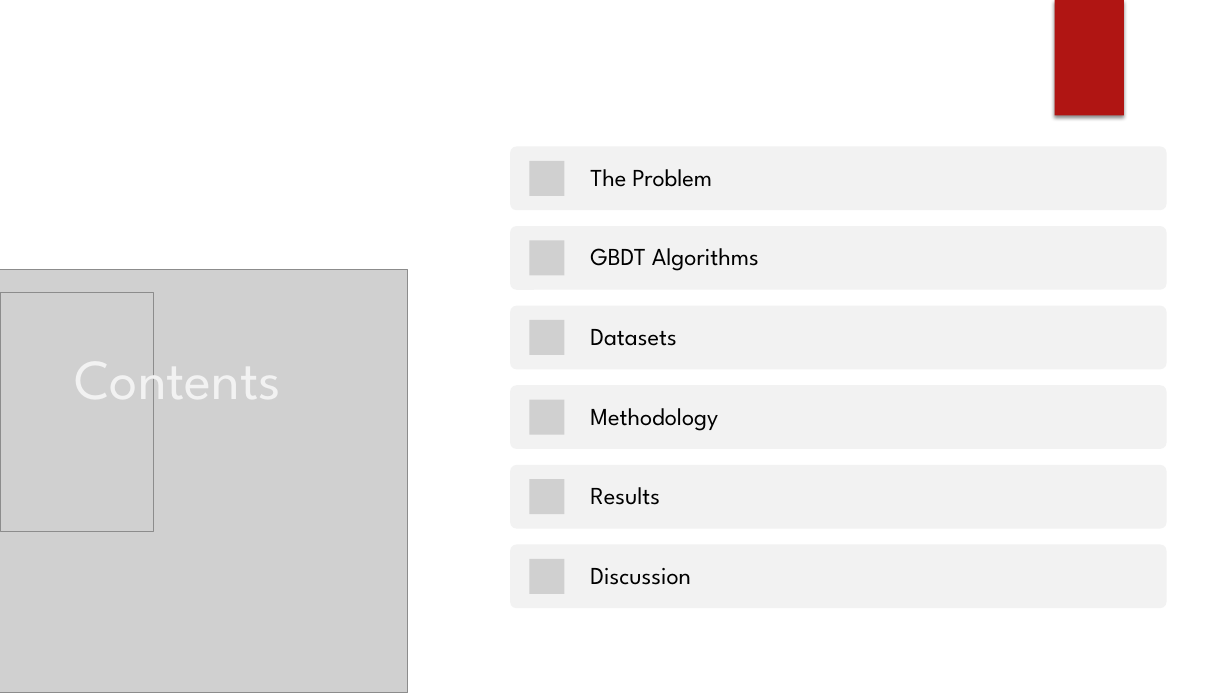
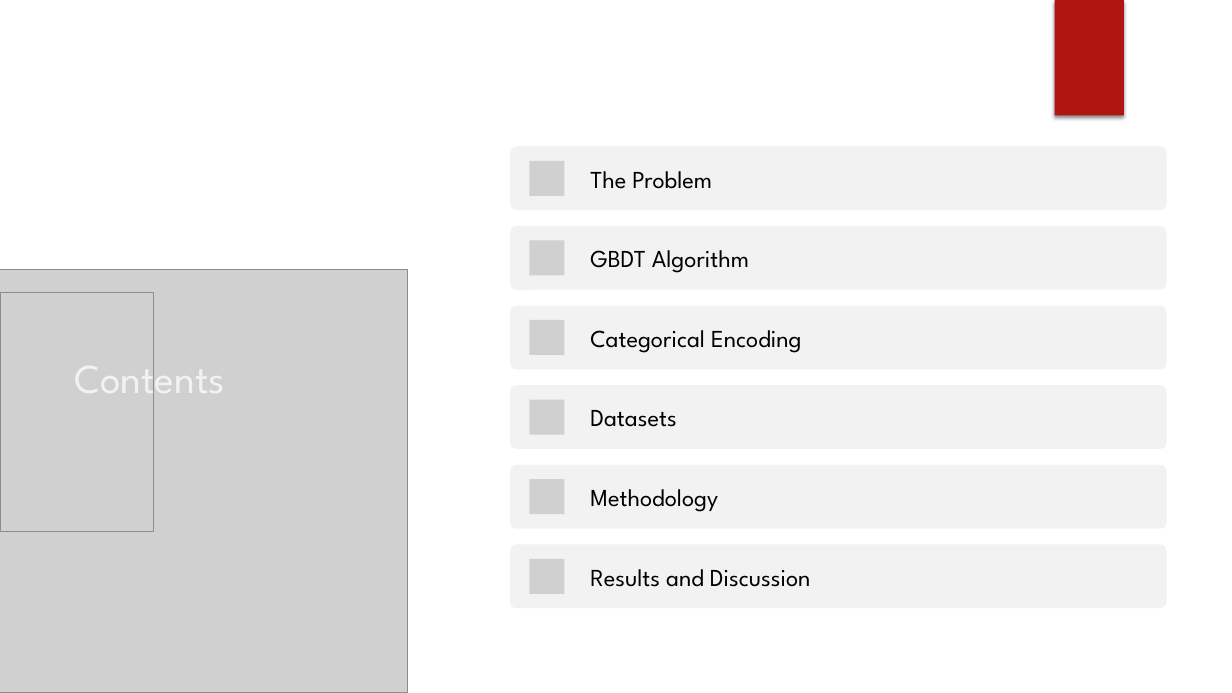
Before and after one commit to mohannishant6/MSc-Thesis, a slide deck: slide 2 of GBDT.pptx. Drawn at 1232x693 pixels with LibreOffice and Linux fonts; fonts in the diff are those of the drawing; grey boxes stand for pictures; background and template pictures are left out. Boxes give left, top, right and bottom in pixels: in the first picture for what was removed or moved away, otherwise in the second. Text is boxed around its words. In the diff, an @@ line names an element or a change of style, - is before the commit and + after.

```diff
--- a/GBDT.pptx
+++ b/GBDT.pptx
@@ title "Contents" at <box>74,352,225,405</box>: size 44 to 32 pt @@
@@ text at <box>590,250,749,273</box>: text changed @@
-GBDT Algorithms
+GBDT Algorithm
@@ text added at <box>590,330,802,353</box>, 19 pt, text #000000 @@
+Categorical Encoding
@@ text "Datasets": place and size @@
-text "Datasets" at <box>590,329,676,346</box>
+text "Datasets" at <box>590,410,676,427</box>
@@ line spacing 0.9 to 1 in 3 elements at <box>590,171,712,189</box>, <box>590,410,676,427</box>, <box>590,489,718,512</box> @@
@@ text "Methodology": place and size @@
-text "Methodology" at <box>590,408,718,431</box>
+text "Methodology" at <box>590,489,718,512</box>
@@ text removed at <box>590,487,660,505</box> @@
-Results
@@ text at <box>590,569,811,587</box>: text changed @@
-Discussion
+Results and Discussion
```
Also in this commit, not shown: 7 other slides changed, 11 slides added, 1 slide removed, 2 other files.
